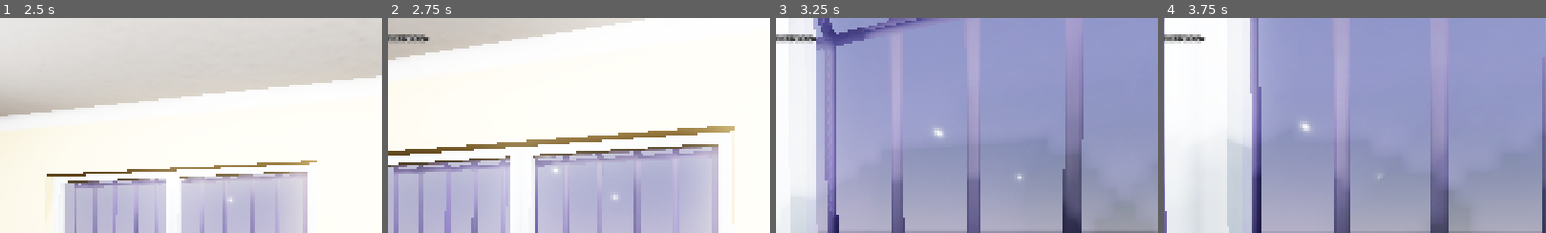
Above: before the commit, frames 1-4 (left to right).
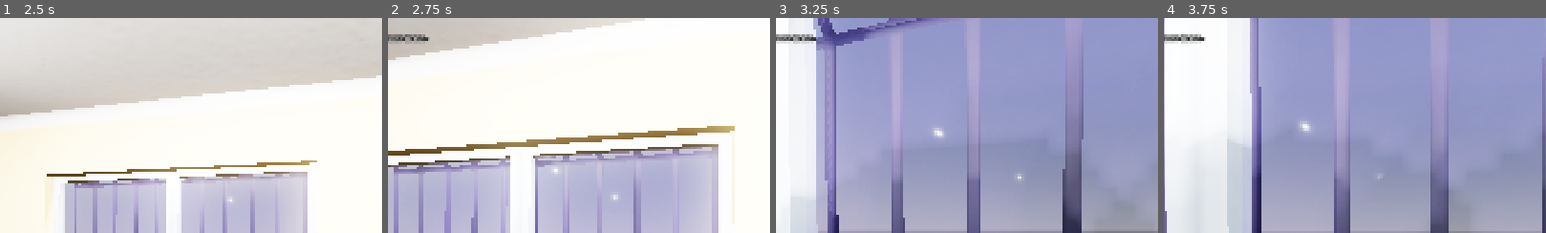
Above: after the commit, the same moments.

Repository: takanazwa5/ProjektMonopolowy
Game: Godot game, scene res://scenes/game/game.tscn
Two runs of this game, one before a commit and one after it. Both use one fixed random seed, a clock stepped at 60 frames per second and the inputs below.
Inputs (mouse positions are % of the whole screen's width and height, from its top left):
- Up to frame 1 (2.5 s): tap Enter at 0.5 s; move the mouse to (55, 50) at 0.52 s; hold Ctrl (crouch) 0.53-1.28 s; hold W (walk_forward) from 0.53 s (still down); click (55, 50) at 0.67 s; move the mouse to (45, 50) at 1.27 s; tap G (drop_item) at 1.35 s; move the mouse to (52, 48) at 2.02 s; hold E (interact) from 2.03 s (still down)
- Up to frame 2 (2.75 s): keep holding W (walk_forward); keep holding E (interact)
- Up to frame 3 (3.25 s): keep holding W (walk_forward); move the mouse to (49, 52) at 2.77 s; release E (interact) at 2.78 s; tap Ctrl (crouch) at 2.85 s; click (49, 52) at 2.92 s
- Up to frame 4 (3.75 s): keep holding W (walk_forward); move the mouse to (57, 51) at 3.52 s; hold G (drop_item) from 3.53 s (still down)
The pictures show only the part of the screen within x 16-66%, y 0-50%; the shares and areas given below are measured in that part.

Frame 1 is identical in both runs. In frame 2, less than 0.1% of the frame differs, in the area x 2-10%, y 7-12%; in frame 3, 0.1%; in frame 4, 0.1%.

Commit message:
Update game.gd

Diff:
--- a/scenes/game/game.gd
+++ b/scenes/game/game.gd
@@ -40,13 +40,3 @@
 	var window: Window = get_window()
 	if window.mode == Window.MODE_WINDOWED: window.mode = Window.MODE_EXCLUSIVE_FULLSCREEN
 	else: window.mode = Window.MODE_WINDOWED
-
-
-func _on_game_paused() -> void:
-
-	player.hud.hide()
-
-
-func _on_game_unpaused() -> void:
-
-	player.hud.show()
